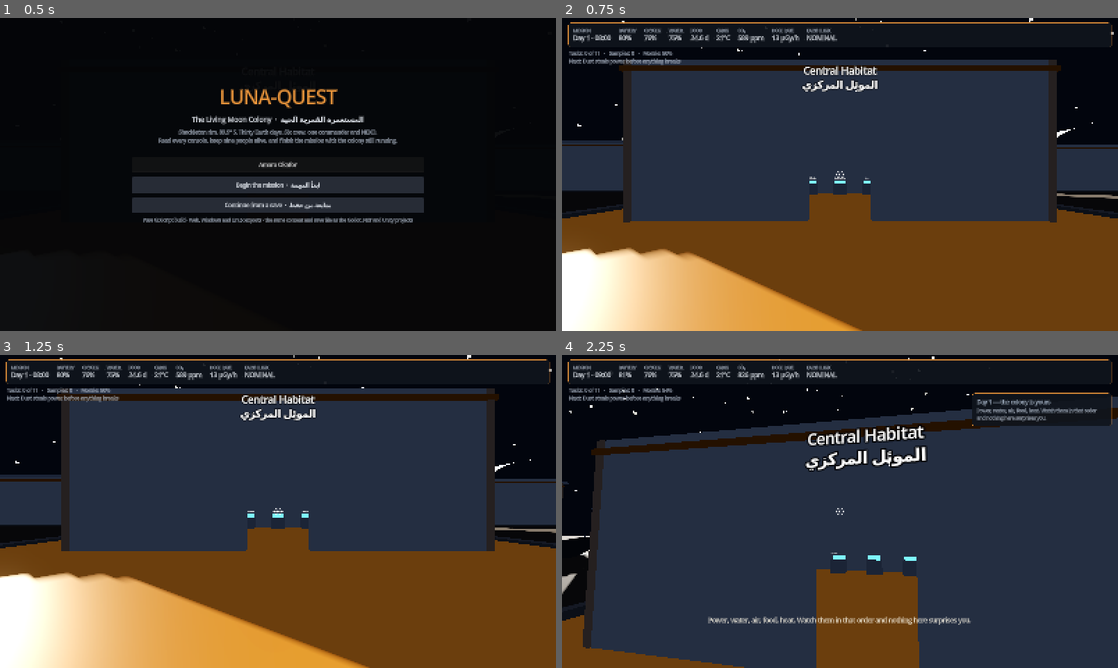
Above: before the commit, frames 1-4 (two rows, left to right).
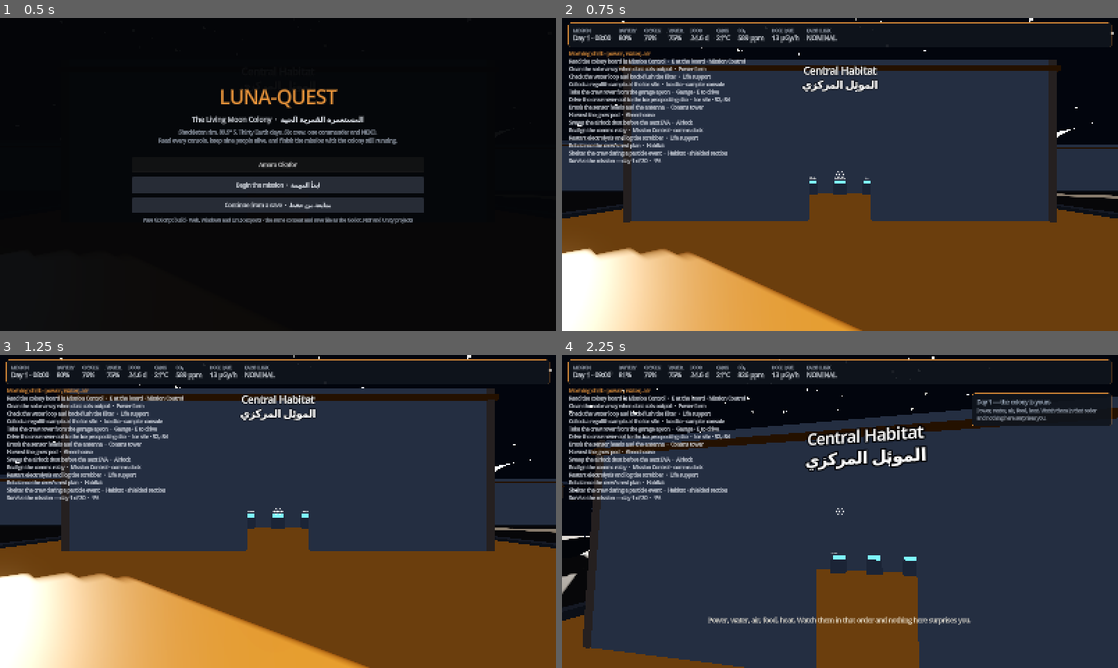
Above: after the commit, the same moments.

Repository: Mostafa-Taher-git/Luna-Quest
Game: Godot game, scene res://scenes/Main.tscn
Same seed, same stepped clock (60 frames per second), same inputs: the game is played once before the commit and once after it.
Inputs (mouse positions are in pixels of both pictures, inside the frame that each line leads up to):
- Up to frame 1 (0.5 s): no input
- Up to frame 2 (0.75 s): click "Begin the mission · ابدأ المه…" at 0.5 s
- Up to frame 3 (1.25 s): no input
- Up to frame 4 (2.25 s): tap Enter at 1.25 s; move the mouse to (867, 511) at 1.27 s; hold Tab 1.28-2.03 s; hold W from 1.28 s (still down); tap Space at 1.52 s; move the mouse to (812, 511) at 2.02 s; tap T at 2.1 s

Frame 1 is identical in both runs. In frame 2, 4.0% of the frame differs, in the area x 1-33%, y 10-47%; in frame 3, 4.0%; in frame 4, 4.0%.

Commit message:
feat(gdscript): the shift task board replaces the task counter
Port the browser edition's task board (web/src/ui/hud.js taskList()) into
the GDScript HUD: 14 rows — the 11 learning objectives from
content/learning.json (done = a journal entry), the crew rover's two
milestones, and the mission line. The row for the current shift leads,
everything behind it keeps canonical order, and a finished row gets a
check mark plus the calm teal DONE colour. Bilingual throughout.

- hud.gd: BOARD_ROWS data, the board built once in _build_hud,
  refresh(sim, rover) swaps text per frame and reorders only when the
  shift actually changes; the old counter and _next_objective are gone.
- main.gd: all seven refresh call sites now pass the rover.
- audit.gd: _check_board asserts 14 rows, the shift header in the HUD's
  language, no blank rows, the mission line, the Arabic swap, and that
  the row leading the box belongs to the shift the clock says it is.
- selftest.gd: _test_board covers row counts and ids, both languages,
  the rover milestones flipping with the vehicle, and all four shift
  boundaries.

learning.json stays at 11 objectives; the board is 14 rows.

Verified: selftest 659 checks, audit 238 checks, --quit-after 400 exit 0,
content/parity/immutable-asset guards all green.

Diff:
--- a/engines/godot-gdscript/LunaQuest.GDScript/scripts/audit.gd
+++ b/engines/godot-gdscript/LunaQuest.GDScript/scripts/audit.gd
@@ -32,16 +32,17 @@
 func run(tree: SceneTree, world: ColonyWorld, player: ColonyPlayer, crew: ColonyCrew,
 		hud: LunaHud, sim: LQSim) -> bool:
 	space = world.get_world_3d().direct_space_state
+	var root: Node = player.get_parent()
+	var rover := root.get_node_or_null("CrewRover") as ColonyRover
 	print("Luna-Quest (GDScript) scene audit")
 	_check_spawn(player)
 	_check_view(player, world)
-	_check_interface(hud, sim)
+	_check_interface(hud, sim, rover)
 	_check_doors(world)
 	_check_consoles(world)
 	_check_crew(world, crew)
 	_check_perimeter()
 	_check_ground_faces()
-	var root: Node = player.get_parent()
 	_check_rover(root, world, player, crew, sim)
 	if failures.is_empty():
 		print("AUDIT OK — %d checks passed" % checks)
@@ -92,23 +93,44 @@
 
 
 ## The interface has to exist and survive the two screens a whole session passes through.
-func _check_interface(hud: LunaHud, sim: LQSim) -> void:
+func _check_interface(hud: LunaHud, sim: LQSim, rover) -> void:
 	expect(hud != null, "hud: no interface")
 	if hud == null:
 		return
 	expect(hud.top_values.size() == 9, "hud: expected 9 gauges, found %d" % hud.top_values.size())
 	expect(hud.crosshair != null, "hud: no crosshair")
 	expect(hud.prompt_label != null and hud.subtitle_label != null, "hud: no prompt or subtitle line")
-	hud.refresh(sim)
+	hud.refresh(sim, rover)
 	expect(hud.top_values["day"].text.begins_with("Day"),
 		"hud: the mission stamp reads '%s'" % hud.top_values["day"].text)
 	expect(hud.top_values["power"].text.ends_with("%"), "hud: the battery gauge has no value")
 
 	hud.set_language(true)
 	expect(hud.arabic, "hud: the language toggle did not stick")
-	hud.refresh(sim)
+	hud.refresh(sim, rover)
 	expect(hud.top_values["day"].text.begins_with("اليوم"), "hud: the stamp did not change language")
+	_check_board(hud, sim, true)
 	hud.set_language(false)
+	hud.refresh(sim, rover)
+	_check_board(hud, sim, false)
+
+	# Done styling: finishing an objective marks its own row and recolours it, so "done" is
+	# legible at a glance rather than only countable in the journal.
+	var unlocked := false
+	for building in Content.buildings:
+		if unlocked:
+			break
+		for point in building.get("interactions", []):
+			if str(point.get("learning", "")) == "obj_power_budget":
+				sim.interact(str(building.get("id", "")), str(point.get("id", "")))
+				unlocked = true
+				break
+	hud.refresh(sim, rover)
+	if unlocked:
+		expect(str(hud.board_row_labels[0].text).begins_with("✓"),
+			"board: a finished row is not marked: '%s'" % hud.board_row_labels[0].text)
+		expect(hud.board_row_labels[0].get_theme_color("font_color") == LunaHud.DONE,
+			"board: a finished row is not recoloured")
 
 	hud.open_journal(sim)
 	expect(hud.journal_panel.visible and hud.journal_body.get_child_count() > 0,
@@ -128,6 +150,48 @@
 	expect(hud.end_body.get_child_count() >= 8,
 		"hud: the mission report has only %d lines" % hud.end_body.get_child_count())
 	hud.end_screen.visible = false
+
+
+## The board has to be complete, readable in the language the rest of the HUD is in, and led by
+## the row for the shift the clock actually says it is.
+func _check_board(hud: LunaHud, sim: LQSim, arabic: bool) -> void:
+	expect(hud.board_box != null, "board: there is no task board")
+	if hud.board_box == null:
+		return
+	expect(hud.board_row_labels.size() == 14,
+		"board: expected 14 rows, found %d" % hud.board_row_labels.size())
+	expect(hud.board_box.get_child_count() == 15,
+		"board: the board holds %d children, expected a header plus 14 rows" %
+		hud.board_box.get_child_count())
+
+	var shift: Dictionary = LunaHud.current_shift(sim.clock.hour_of_day())
+	var expected_header := str(shift["ar"]) if arabic else str(shift["en"])
+	expect(str(hud.board_header.text) == expected_header,
+		"board: the header reads '%s', expected the %s shift" %
+		[str(hud.board_header.text), str(shift["id"])])
+
+	var blanks := 0
+	for line in hud.board_row_labels:
+		if str(line.text).strip_edges() == "":
+			blanks += 1
+	expect(blanks == 0, "board: %d rows are blank" % blanks)
+
+	expect(str(hud.board_row_labels[13].text).contains("30"),
+		"board: the mission line does not name the 30 days: '%s'" % hud.board_row_labels[13].text)
+	if arabic:
+		expect(str(hud.board_row_labels[0].text).contains("لوحة"),
+			"board: the rows did not change to Arabic: '%s'" % hud.board_row_labels[0].text)
+
+	# The row that visually leads is the first child after the header; it must belong to the
+	# shift the clock says it is, which is what "current shift leads" means.
+	var leader := hud.board_box.get_child(1) as Label
+	var leading := ""
+	if leader != null:
+		for i in hud.board_row_labels.size():
+			if hud.board_row_labels[i] == leader:
+				leading = str(LunaHud.BOARD_ROWS[i]["shift"])
+	expect(leading == str(shift["id"]),
+		"board: the %s row leads but the clock says %s" % [leading, str(shift["id"])])
 
 
 func _check_doors(world: ColonyWorld) -> void:
--- a/engines/godot-gdscript/LunaQuest.GDScript/scripts/hud.gd
+++ b/engines/godot-gdscript/LunaQuest.GDScript/scripts/hud.gd
@@ -21,11 +21,63 @@
 const TEXT := Color(0.90, 0.92, 0.95)
 const DIM := Color(0.66, 0.70, 0.76)
 const PANEL_BG := Color(0.06, 0.08, 0.11, 0.92)
+## Finished rows read as a calm teal rather than a highlight: a done task is settled, not urgent.
+const DONE := Color(0.45, 0.80, 0.72)
+
+## The shift task board — 14 rows. Eleven are the learning objectives from content/learning.json
+## (done = a journal entry), two are the crew rover's own milestones, and one is the mission line.
+## `kind` says how `done` is read, `shift` says where the row leads. Ported from the browser
+## edition's web/src/ui/hud.js taskList(); learning.json itself stays at 11 objectives (H9).
+const BOARD_ROWS: Array = [
+	{"id": "obj_power_budget", "kind": "journal", "shift": "morning",
+		"en": "Read the colony board in Mission Control", "ar": "اقرأ لوحة المستعمرة في مركز التحكم",
+		"hint": "E at the board · Mission Control"},
+	{"id": "obj_solar_dust", "kind": "journal", "shift": "morning",
+		"en": "Clean the solar array when dust cuts output", "ar": "نظّف الألواح الشمسية",
+		"hint": "Power farm"},
+	{"id": "obj_water_filter", "kind": "journal", "shift": "morning",
+		"en": "Check the water loop and back-flush the filter", "ar": "افحص الماء والفلتر",
+		"hint": "Life support"},
+	{"id": "obj_sample", "kind": "journal", "shift": "afternoon",
+		"en": "Collect a regolith sample at the ice site", "ar": "اجمع عينة من التربة في موقع الجليد",
+		"hint": "Ice site · sampler console"},
+	{"id": "obj_rover_take", "kind": "rover_driven", "shift": "afternoon",
+		"en": "Take the crew rover from the garage apron", "ar": "خذ مركبة الطاقم من أرضية المرآب",
+		"hint": "Garage · E to drive"},
+	{"id": "obj_rover_ice", "kind": "rover_ice", "shift": "afternoon",
+		"en": "Drive the crew rover out to the ice prospecting site",
+		"ar": "قد المركبة إلى موقع استكشاف الجليد", "hint": "Ice site · 52, -34"},
+	{"id": "obj_sensor_dust", "kind": "journal", "shift": "afternoon",
+		"en": "Brush the sensor heads and the antenna", "ar": "نظّف رؤوس الحساسات والهوائي",
+		"hint": "Comms tower"},
+	{"id": "obj_plant_care", "kind": "journal", "shift": "afternoon",
+		"en": "Harvest the grow pod", "ar": "احصد المحصول", "hint": "Greenhouse"},
+	{"id": "obj_airlock_dust", "kind": "journal", "shift": "evening",
+		"en": "Sweep the airlock dust before the next EVA", "ar": "نظّف غرفة المعادل قبل الخروج التالي",
+		"hint": "Airlock"},
+	{"id": "obj_comms_relay", "kind": "journal", "shift": "evening",
+		"en": "Realign the comms relay", "ar": "أعد ضبط مرحّل الاتصالات",
+		"hint": "Mission Control · comms desk"},
+	{"id": "obj_air_scrubber", "kind": "journal", "shift": "evening",
+		"en": "Restart electrolysis and log the scrubber",
+		"ar": "أعد تشغيل التحليل الكهربائي وسجّل الغسّال", "hint": "Life support"},
+	{"id": "obj_crew_rest", "kind": "journal", "shift": "night",
+		"en": "Rebalance the crew's rest plan", "ar": "أعد خطة الراحة للطاقم", "hint": "Habitat"},
+	{"id": "obj_radiation", "kind": "journal", "shift": "night",
+		"en": "Shelter the crew during a particle event", "ar": "احمِ الطاقم عند حدث الجسيمات",
+		"hint": "Habitat · shielded section"},
+	{"id": "mission", "kind": "mission", "shift": "any",
+		"en": "Survive the mission — day %d of 30", "ar": "أكمل المهمة — اليوم %d من 30",
+		"hint": ""},
+]
 
 var root: Control
 var hud_layer: Control
 var top_values: Dictionary = {}
-var mission_label: Label
+var board_box: VBoxContainer
+var board_header: Label
+var board_row_labels: Array = []
+var _board_shift := ""
 var crosshair: Control
 var prompt_label: Label
 var subtitle_label: Label
@@ -140,12 +192,27 @@
 		row.add_child(cell)
 		top_values[key] = value_label
 
-	# Mission line under the gauges.
-	mission_label = _label("", 14, DIM)
-	mission_label.set_anchors_and_offsets_preset(Control.PRESET_TOP_WIDE)
-	mission_label.offset_left = 20
-	mission_label.offset_top = 92
-	hud_layer.add_child(mission_label)
+	# The shift task board under the gauges: a header naming the current shift, then the 14 rows.
+	# The nodes are built once in canonical order and only moved when the shift changes, so a
+	# per-frame refresh costs a text swap rather than a rebuild.
+	board_box = VBoxContainer.new()
+	board_box.set_anchors_and_offsets_preset(Control.PRESET_TOP_LEFT)
+	board_box.offset_left = 20
+	board_box.offset_top = 92
+	board_box.offset_right = 690
+	board_box.add_theme_constant_override("separation", 2)
+	board_box.mouse_filter = Control.MOUSE_FILTER_IGNORE
+	hud_layer.add_child(board_box)
+
+	board_header = _label("", 15, ACCENT)
+	board_box.add_child(board_header)
+	board_row_labels.clear()
+	for _spec in BOARD_ROWS:
+		var line := _label("", 14, TEXT)
+		line.autowrap_mode = TextServer.AUTOWRAP_WORD_SMART
+		line.size_flags_horizontal = Control.SIZE_EXPAND_FILL
+		board_box.add_child(line)
+		board_row_labels.append(line)
 
 	# Crosshair: a dot you can find on a bright module and lose against a black sky, with a thin
 	# ring so the eye reads it without hunting.
@@ -219,7 +286,7 @@
 		_: return key.to_upper()
 
 
-func refresh(sim: LQSim) -> void:
+func refresh(sim: LQSim, rover = null) -> void:
 	if top_values.is_empty():
 		return
 	top_values["day"].text = sim.clock.stamp(arabic)
@@ -242,35 +309,87 @@
 	_colour(top_values["dose"], sim.state["doseRateMicroGyH"] > 60.0)
 	_colour(top_values["signal"], sim.state["signalQuality"] < 0.45)
 
-	var tasks := sim.journal.size()
-	var total := Content.objectives.size()
-	var samples := int(sim.state["samplesCollected"])
-	var morale := int(round(sim.state["averageMorale"] * 100.0))
-	var next := _next_objective(sim)
-	if arabic:
-		mission_label.text = "المهام: %d من %d   ·   العينات: %d   ·   الروح المعنوية: %d%%" % [
-			tasks, total, samples, morale]
-		if next != "":
-			mission_label.text += "\nالتالي: %s" % next
-	else:
-		mission_label.text = "Tasks: %d of %d   ·   Samples: %d   ·   Morale: %d%%" % [
-			tasks, total, samples, morale]
-		if next != "":
-			mission_label.text += "\nNext: %s" % next
-
-
-## The first task the commander has not finished, so a new player always has somewhere to walk.
-func _next_objective(sim: LQSim) -> String:
-	for objective in Content.objectives:
-		var id := str(objective.get("id", ""))
+	_update_board(sim, rover)
+
+
+## Which shift the clock is in, with its bilingual header. Six to twelve is morning, twelve to
+## eighteen is afternoon, eighteen and later is evening, and everything before six is night.
+static func current_shift(hour: float) -> Dictionary:
+	if hour >= 6.0 and hour < 12.0:
+		return {"id": "morning", "en": "Morning shift - power, water, air",
+			"ar": "مناوبة الصباح - الطاقة والماء والهواء"}
+	if hour >= 12.0 and hour < 18.0:
+		return {"id": "afternoon", "en": "Afternoon shift - samples and crops",
+			"ar": "مناوبة الظهيرة - العينات والمحاصيل"}
+	if hour >= 18.0:
+		return {"id": "evening", "en": "Evening shift - dust, comms, oxygen",
+			"ar": "مناوبة المساء - الغبار والاتصالات والأكسجين"}
+	return {"id": "night", "en": "Night shift - rest and radiation watch",
+		"ar": "مناوبة الليل - الراحة ومراقبة الإشعاع"}
+
+
+## Every row resolved against the live simulation: the label in the requested language, the hint
+## that says where to stand, and whether the row is finished. The rover rows read the rover's own
+## milestones; `rover` may be null before the vehicle exists, which simply leaves them pending.
+static func board_rows(sim: LQSim, rover = null, arabic := false) -> Array:
+	var out: Array = []
+	var day: int = mini(sim.clock.day(), 30)
+	for row in BOARD_ROWS:
+		var kind := str(row["kind"])
+		var id := str(row["id"])
+		var label := str(row["ar"]) if arabic else str(row["en"])
+		var hint := str(row["hint"])
 		var done := false
-		for entry in sim.journal:
-			if str(entry.get("objectiveId", "")) == id:
-				done = true
-				break
-		if not done:
-			return str(objective.get("titleAr", "")) if arabic else str(objective.get("titleEn", ""))
-	return ""
+		match kind:
+			"journal":
+				done = sim.has_entry(id)
+			"rover_driven":
+				done = rover != null and rover.has_driven
+			"rover_ice":
+				done = rover != null and rover.reached_ice
+			"mission":
+				done = sim.clock.day() > 30
+				if arabic:
+					label = "أكمل المهمة — اليوم %d من 30" % day
+				else:
+					label = "Survive the mission — day %d of 30" % day
+				hint = "%d%%" % int(round(sim.clock.mission_progress() * 100.0))
+		out.append({"id": id, "kind": kind, "shift": str(row["shift"]),
+			"label": label, "hint": hint, "done": done})
+	return out
+
+
+## Paint the board. The nodes keep their canonical identity — `board_row_labels[i]` always
+## describes `BOARD_ROWS[i]` — so only their position in the box ever changes with the shift.
+func _update_board(sim: LQSim, rover) -> void:
+	if board_row_labels.is_empty():
+		return
+	var shift: Dictionary = current_shift(sim.clock.hour_of_day())
+	board_header.text = str(shift["ar"]) if arabic else str(shift["en"])
+
+	var shift_id := str(shift["id"])
+	if shift_id != _board_shift:
+		_board_shift = shift_id
+		# The current shift leads and everything behind it keeps its canonical order, so pulling
+		# the leading rows to the front in a single pass leaves the whole board correctly sorted.
+		var at := 1 # index 0 is the header
+		for i in BOARD_ROWS.size():
+			if str(BOARD_ROWS[i]["shift"]) == shift_id:
+				board_box.move_child(board_row_labels[i], at)
+				at += 1
+
+	var rows := board_rows(sim, rover, arabic)
+	for i in BOARD_ROWS.size():
+		var row: Dictionary = rows[i]
+		var text := str(row["label"])
+		var hint := str(row["hint"])
+		if hint != "":
+			text = "%s  ·  %s" % [text, hint]
+		if bool(row["done"]):
+			text = "✓ " + text
+		var line: Label = board_row_labels[i]
+		line.text = text
+		line.add_theme_color_override("font_color", DONE if bool(row["done"]) else TEXT)
 
 
 func _colour(label: Label, warn: bool) -> void:
--- a/engines/godot-gdscript/LunaQuest.GDScript/scripts/main.gd
+++ b/engines/godot-gdscript/LunaQuest.GDScript/scripts/main.gd
@@ -102,7 +102,7 @@
 
 	hud.show_hud(false)
 	hud.set_language(arabic)
-	hud.refresh(sim)
+	hud.refresh(sim, rover)
 
 	if DisplayServer.get_name() != "headless":
 		if not hud.play_intro(INTRO_STREAM):
@@ -171,7 +171,7 @@
 	hud.hide_start_screen()
 	hud.show_hud(true)
 	hud.set_paused(false)
-	hud.refresh(sim)
+	hud.refresh(sim, rover)
 	hud.set_subtitle("")
 	Voice.set_enabled(true)
 	Voice.play_key("crew.safaa.greet")
@@ -260,7 +260,7 @@
 		_hud_clock += delta
 		if _hud_clock >= 0.2:
 			_hud_clock = 0.0
-			hud.refresh(sim)
+			hud.refresh(sim, rover)
 
 		if not mission_complete and sim.clock.is_mission_complete():
 			_on_mission_complete()
@@ -370,7 +370,7 @@
 	arabic = not arabic
 	sim.arabic = arabic
 	hud.set_language(arabic)
-	hud.refresh(sim)
+	hud.refresh(sim, rover)
 	hud.set_subtitle("اللغة العربية" if arabic else "English")
 
 
@@ -398,7 +398,7 @@
 		hud.set_subtitle(text)
 		_subtitle_until = Time.get_ticks_msec() + 9000
 		Voice.play_key("ui.console")
-		hud.refresh(sim)
+		hud.refresh(sim, rover)
 		if result.get("ok", false):
 			Voice.play_key("ui.confirm")
 	else:
@@ -419,7 +419,7 @@
 	hud.set_dialogue_line(text)
 	hud.set_subtitle(text)
 	_subtitle_until = Time.get_ticks_msec() + 12000
-	hud.refresh(sim)
+	hud.refresh(sim, rover)
 
 
 func _on_dialogue_closed() -> void:
@@ -471,7 +471,7 @@
 	arabic = bool(extras.get("arabic", false))
 	sim.arabic = arabic
 	hud.set_language(arabic)
-	hud.refresh(sim)
+	hud.refresh(sim, rover)
 	if rover != null:
 		rover.restore(extras.get("rover", {}), player)
 	return true
--- a/engines/godot-gdscript/LunaQuest.GDScript/scripts/selftest.gd
+++ b/engines/godot-gdscript/LunaQuest.GDScript/scripts/selftest.gd
@@ -57,6 +57,7 @@
 	var flown := _test_thirty_days()
 	_test_actions()
 	_test_objectives()
+	_test_board()
 	_test_dialogue()
 	_test_voice_pack()
 	_test_save()
@@ -272,6 +273,76 @@
 		expect(str(entry.get("bodyEn", "")) != "", "journal: an entry has no body")
 		expect(str(entry.get("skill", "")) != "", "journal: an entry has no skill")
 	expect(not sim.skills.is_empty(), "journal: no skills were credited")
+
+
+## The shift task board, as data: fourteen rows, every learning objective on it, both languages
+## distinct, the rover tasks following the rover, and the shift boundaries where they belong.
+func _test_board() -> void:
+	var sim := LQSim.new()
+	var rows: Array = LunaHud.board_rows(sim, null, false)
+	expect(rows.size() == 14, "board: expected 14 rows, found %d" % rows.size())
+
+	var ids := {}
+	var journals := 0
+	var rovers := 0
+	var missions := 0
+	for row in rows:
+		var id := str(row["id"])
+		expect(not ids.has(id), "board: duplicate row id %s" % id)
+		ids[id] = true
+		expect(str(row["label"]) != "", "board: %s has no label" % id)
+		expect(str(row["hint"]) != "", "board: %s has no hint" % id)
+		match str(row["kind"]):
+			"journal":
+				journals += 1
+				expect(str(row["shift"]) in ["morning", "afternoon", "evening", "night"],
+					"board: %s carries shift '%s'" % [id, str(row["shift"])])
+			"rover_driven", "rover_ice":
+				rovers += 1
+			"mission":
+				missions += 1
+	expect(journals == EXPECTED_OBJECTIVES,
+		"board: %d journal rows, expected %d" % [journals, EXPECTED_OBJECTIVES])
+	expect(rovers == 2, "board: %d rover rows, expected 2" % rovers)
+	expect(missions == 1, "board: %d mission rows, expected 1" % missions)
+
+	# Every objective in content/learning.json is on the board, and the board invents nothing
+	# that is not an objective, a rover milestone or the mission line itself.
+	for objective in Content.objectives:
+		expect(ids.has(str(objective.get("id", ""))),
+			"board: objective %s is missing from the board" % str(objective.get("id", "")))
+
+	# Both languages: the Arabic pass carries its own text for every single row.
+	var ar_rows: Array = LunaHud.board_rows(sim, null, true)
+	expect(ar_rows.size() == rows.size(), "board: the Arabic pass changed the row count")
+	for i in rows.size():
+		expect(str(ar_rows[i]["label"]) != "" and str(ar_rows[i]["label"]) != str(rows[i]["label"]),
+			"board: row %d has no distinct Arabic label" % i)
+
+	# The rover tasks read the rover's own milestones: pending without one, then flipped by
+	# driving it and again by reaching the ice site.
+	expect(not bool(rows[4]["done"]) and not bool(rows[5]["done"]),
+		"board: a rover task is already done before the rover has moved")
+	var rover_ref := ColonyRover.new()
+	rover_ref.has_driven = true
+	var driven: Array = LunaHud.board_rows(sim, rover_ref, false)
+	expect(bool(driven[4]["done"]), "board: taking the rover did not mark its task")
+	expect(not bool(driven[5]["done"]), "board: the ice task completed without reaching the site")
+	rover_ref.reached_ice = true
+	var arrived: Array = LunaHud.board_rows(sim, rover_ref, false)
+	expect(bool(arrived[5]["done"]), "board: reaching the ice site did not mark its task")
+	rover_ref.free()
+
+	# Shift boundaries: 06:00 opens the morning shift, 12:00 the afternoon, 18:00 the evening,
+	# and everything before six is night.
+	expect(str(LunaHud.current_shift(0.0)["id"]) == "night", "board: 00:00 is not the night shift")
+	expect(str(LunaHud.current_shift(5.99)["id"]) == "night", "board: 05:59 is not the night shift")
+	expect(str(LunaHud.current_shift(6.0)["id"]) == "morning", "board: 06:00 is not morning")
+	expect(str(LunaHud.current_shift(11.99)["id"]) == "morning", "board: 11:59 is not morning")
+	expect(str(LunaHud.current_shift(12.0)["id"]) == "afternoon", "board: 12:00 is not afternoon")
+	expect(str(LunaHud.current_shift(17.99)["id"]) == "afternoon", "board: 17:59 is not afternoon")
+	expect(str(LunaHud.current_shift(18.0)["id"]) == "evening", "board: 18:00 is not evening")
+	expect(str(LunaHud.current_shift(23.99)["id"]) == "evening", "board: 23:59 is not evening")
 
 
 # ---- conversation and the voice pack ---------------------------------------
